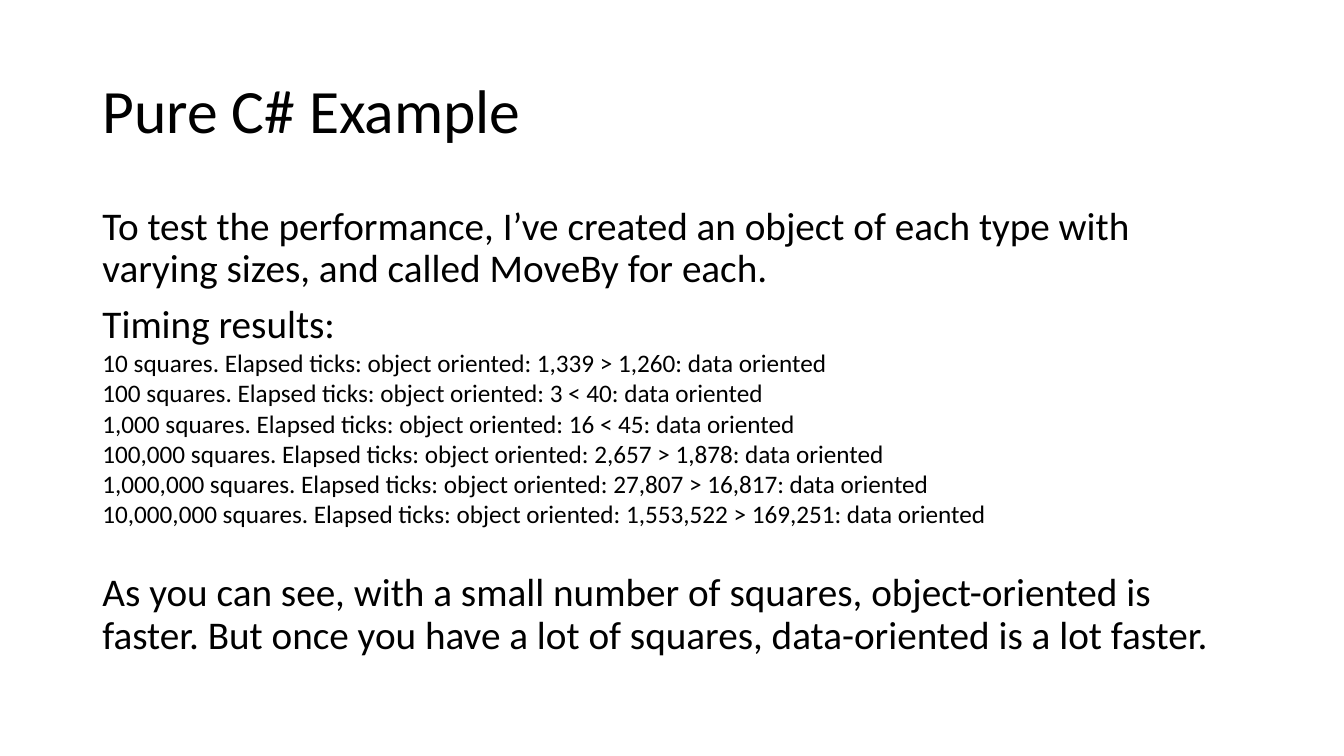
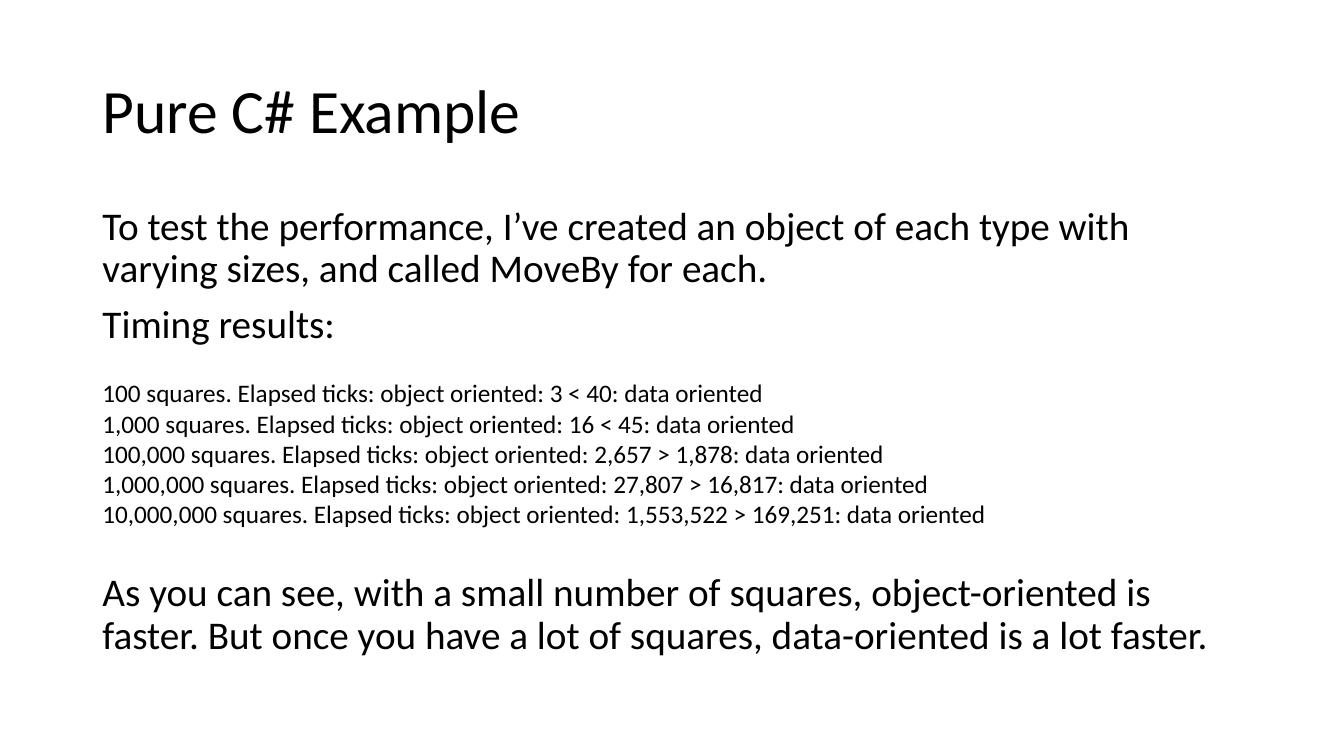
Before and after one commit to ElishaAz/Introduction-to-Unity-DOTS, a slide deck: slide 11 of Unity DOTS.pptx. Drawn at 1344x756 pixels with LibreOffice and Linux fonts; fonts in the diff are those of the drawing. Boxes give left, top, right and bottom in pixels: in the first picture for what was removed or moved away, otherwise in the second. Text is boxed around its words. In the diff, an @@ line names an element or a change of style, - is before the commit and + after.

```diff
--- a/Unity DOTS.pptx
+++ b/Unity DOTS.pptx
@@ text at <box>102,354,826,377</box>: paragraph removed @@
-10 squares. Elapsed ticks: object oriented: 1,339 > 1,260: data oriented
```
